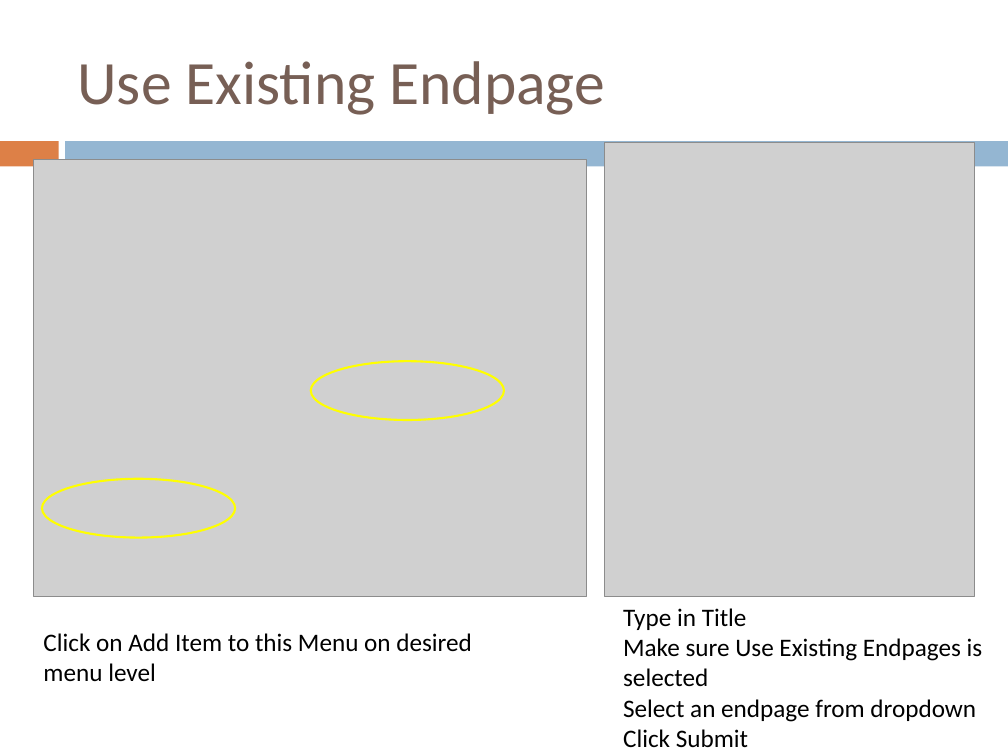
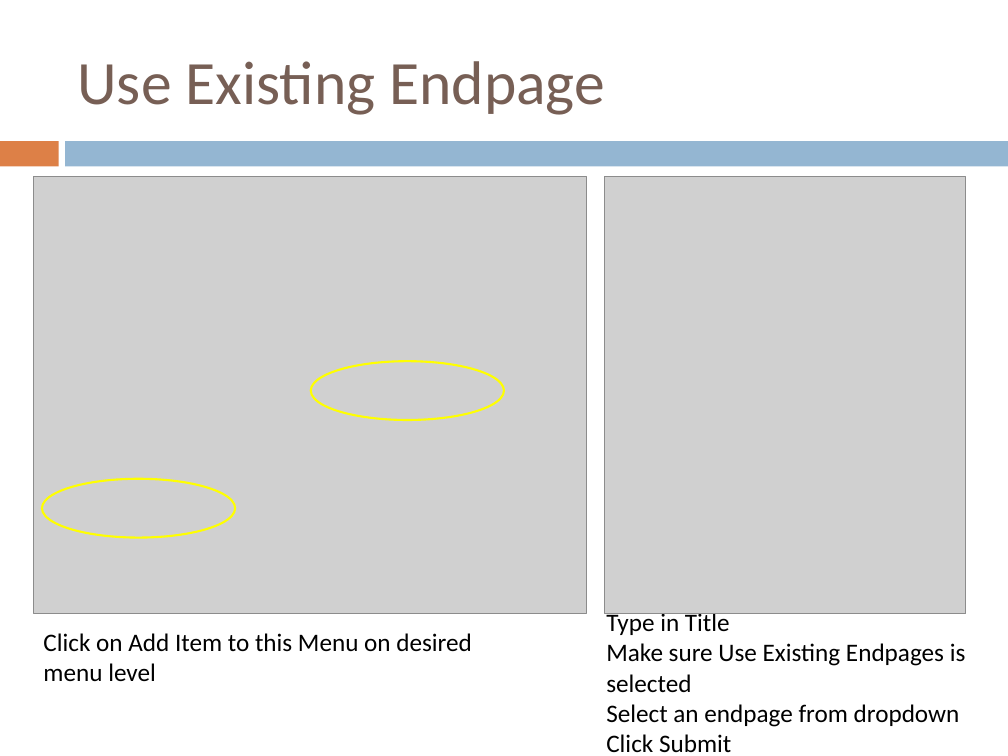
Before and after one commit to anochens/475-Pitt-Health-frontend, a slide deck: slide 10 of visual-data-entry-system/Data Entry User Guide.pptx. Drawn at 1008x756 pixels with LibreOffice and Linux fonts; fonts in the diff are those of the drawing; grey boxes stand for pictures. Boxes give left, top, right and bottom in pixels: in the first picture for what was removed or moved away, otherwise in the second. Text is boxed around its words. In the diff, an @@ line names an element or a change of style, - is before the commit and + after.

Commit message:
changed powerpoint and added pdf

```diff
--- a/visual-data-entry-system/Data Entry User Guide.pptx
+++ b/visual-data-entry-system/Data Entry User Guide.pptx
@@ picture: place and size @@
-picture at (33, 159, 587, 596)
+picture at (33, 176, 587, 613)
@@ picture: place and size @@
-picture at (605, 143, 975, 597)
+picture at (605, 176, 966, 614)
@@ text "Type in Title": place and size @@
-text "Type in Title" at (623, 608, 983, 747)
+text "Type in Title" at (606, 611, 966, 752)
```
Also in this commit, not shown: 1 other slide changed, 1 other file.
